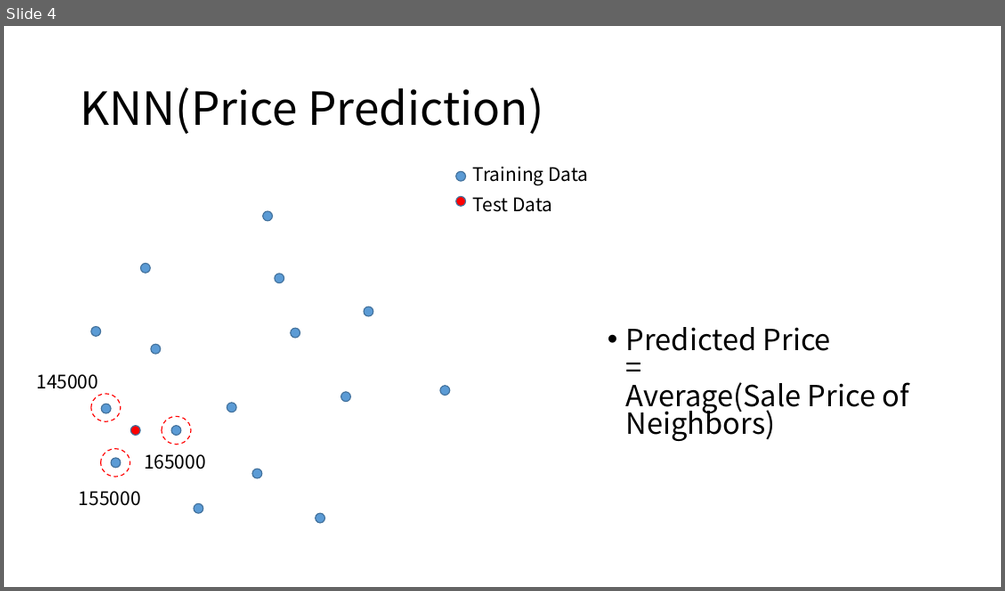
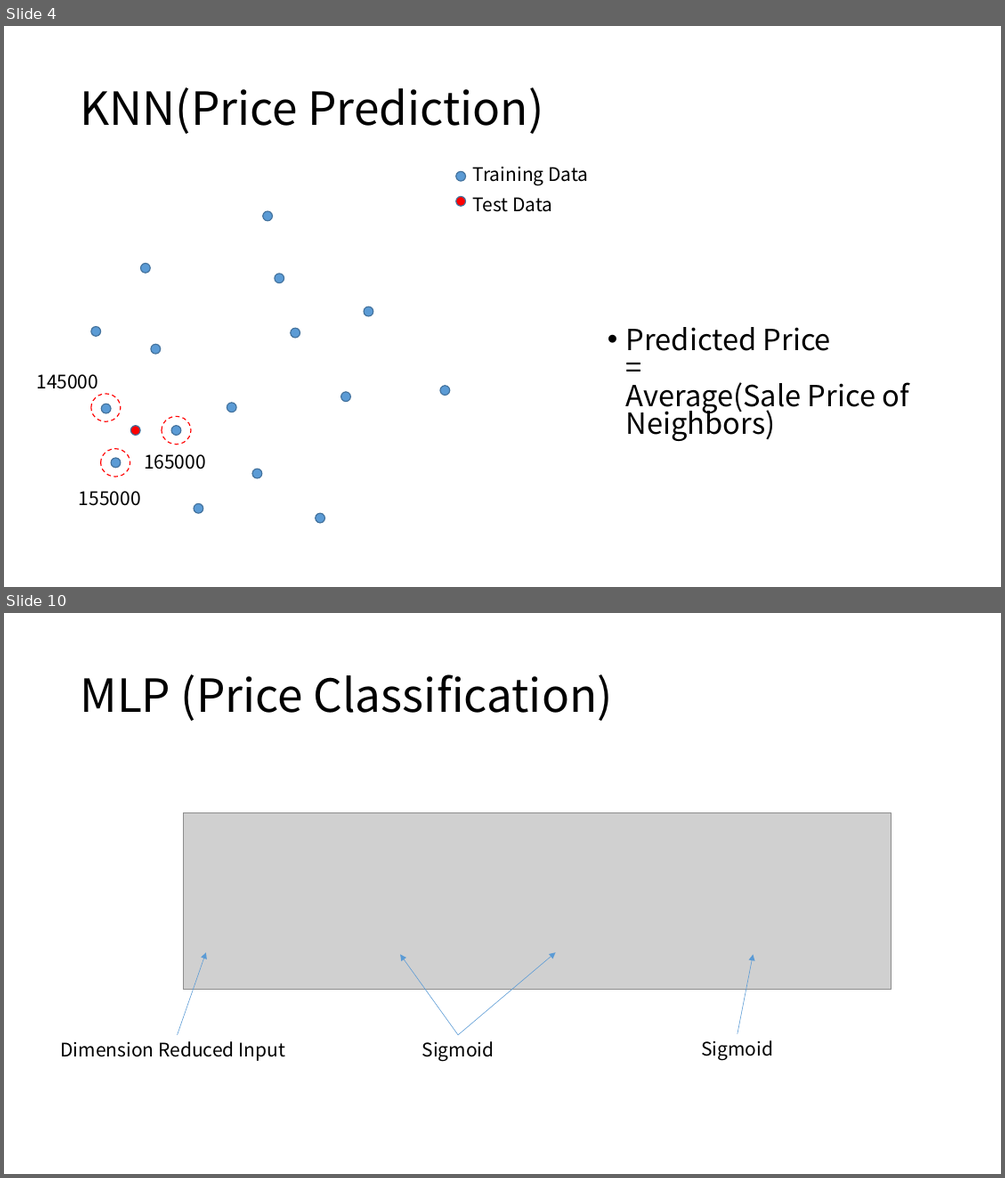
Before and after one commit to sould628/MLFINAL, a slide deck: presentation.pptx. Shown one above the other, each under a label of ours: slide 4 before the commit, slides 4 and 10 after it; the slides between them are not shown. The pictures are 1005x591 and 1005x1178 pixels, drawn with LibreOffice and Linux fonts; fonts in the diff are those of the drawing; grey boxes stand for pictures. Boxes give left, top, right and bottom in pixels: in the first picture for what was removed or moved away, otherwise in the second. Text is boxed around its words. In the diff, an @@ line names an element or a change of style, - is before the commit and + after.

```diff
--- a/presentation.pptx
+++ b/presentation.pptx
@@ slide 10 added at [4, 613, 1001, 1174], background #FFFFFF @@
@@ title added at [80, 674, 613, 721], 44 pt, text #000000 @@
+MLP (Price Classification)
@@ picture added at [183, 813, 890, 989] @@
@@ arrow added from (178, 1035) to (206, 952), #5B9BD5 0.5 pt @@
@@ arrow added from (458, 1035) to (400, 954), #5B9BD5 0.5 pt @@
@@ arrow added from (458, 1035) to (556, 952), #5B9BD5 0.5 pt @@
@@ arrow added from (737, 1034) to (753, 954), #5B9BD5 0.5 pt @@
@@ text added at [61, 1041, 286, 1061], 18 pt, text #000000 @@
+Dimension Reduced Input
@@ text added at [422, 1041, 494, 1062], 18 pt, text #000000 @@
+Sigmoid
@@ text added at [701, 1040, 773, 1061], 18 pt, text #000000 @@
+Sigmoid
```
Also in this commit, not shown: 3 slides changed, 3 other slides added, 1 other file.
